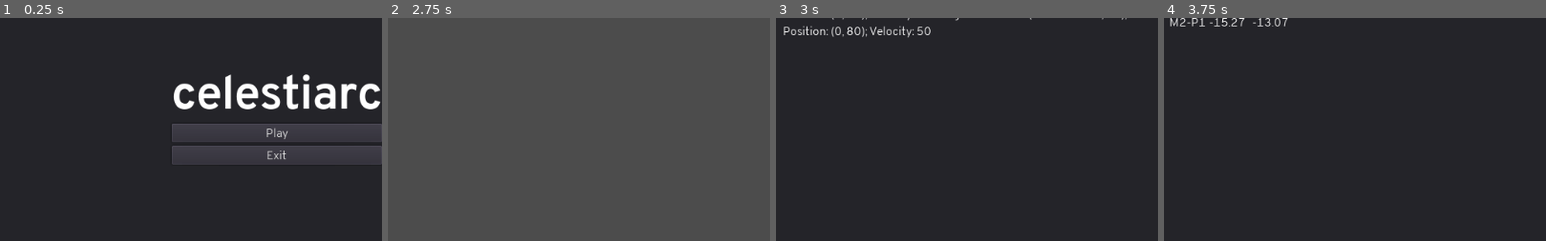
Above: before the commit, frames 1-4 (left to right).
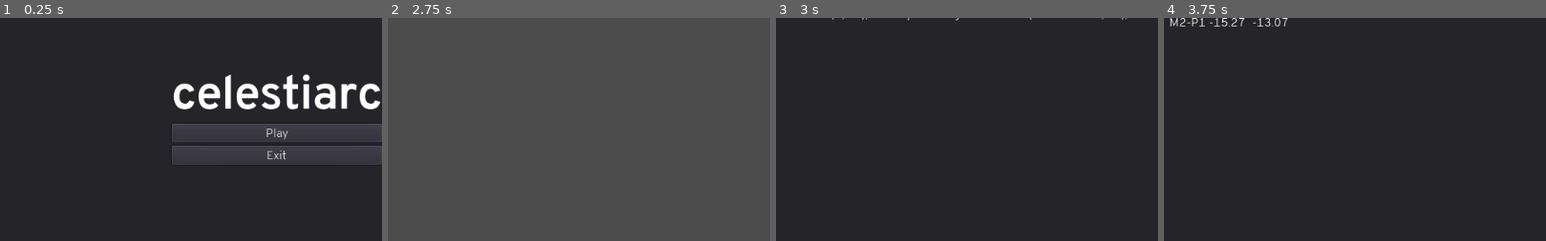
Above: after the commit, the same moments.

Repository: DrgnInventor/celestiarc
Game: Godot game, scene res://scenes/MainMenu.tscn
Same seed, same stepped clock (60 frames per second), same inputs: the game is played once before the commit and once after it.
Inputs:
- Up to frame 1 (0.25 s): no input
- Up to frame 2 (2.75 s): click "Play" at 0.5 s; click "Confirm" at 1.25 s; click "Confirm" at 2 s
- Up to frame 3 (3 s): click "Forecast" at 2.75 s
- Up to frame 4 (3.75 s): click "Collidix" at 3.5 s
The pictures show only the part of the screen within x 14-64%, y 29-79%; the shares and areas given below are measured in that part.

Frames 1-2 are identical in both runs. In frame 3, 0.7% of the frame differs, in the area x 2-41%, y 3-9%; in frame 4, nothing differs.

Commit message:
Rewrite if/else for refresh data in forcaster with a match case
Pretty convuluted

Diff:
--- a/scripts/Forecaster.gd
+++ b/scripts/Forecaster.gd
@@ -26,24 +26,34 @@
 		pTable.append(format % [pos, radius])
 	return pTable
 
+func checkCase(m: Array, p: Array, i: int):
+	var mlen = m.size() -1
+	var plen = p.size() -1
+	if i <= mlen and i <= plen:
+		return 0
+	elif i > plen and i < mlen:
+		return 1
+	elif i > mlen and i < plen:
+		return 2
+	else:
+		return 3
+
 
 func refresh_data(mData: Array, pData: Array) -> void:
 	var m = forecast_mformater(mData)
 	var p = forecast_pformater(pData)
-
+	var i = 0
 	"""data: N sized array with arrays of 3 strings as children."""
 	for child in forecast.get_children():
 		child.queue_free()
-
-	if m.size() >= p.size():
-		for i in range(m.size()):
-			if i <= p.size()-1:
+	while true:
+		match checkCase(m, p, i):
+			0:
 				Helpers.create_row(forecast, m[i], "", p[i])
-			else:
+			1:
 				Helpers.create_row(forecast, m[i], "", "")
-	else:
-		for i in range(p.size()):
-			if i <= m.size()-1:
-				Helpers.create_row(forecast, m[i], "", p[i])
-			else:
+			2:
 				Helpers.create_row(forecast, "", "", p[i])
+			3:
+				break
+		i += 1
